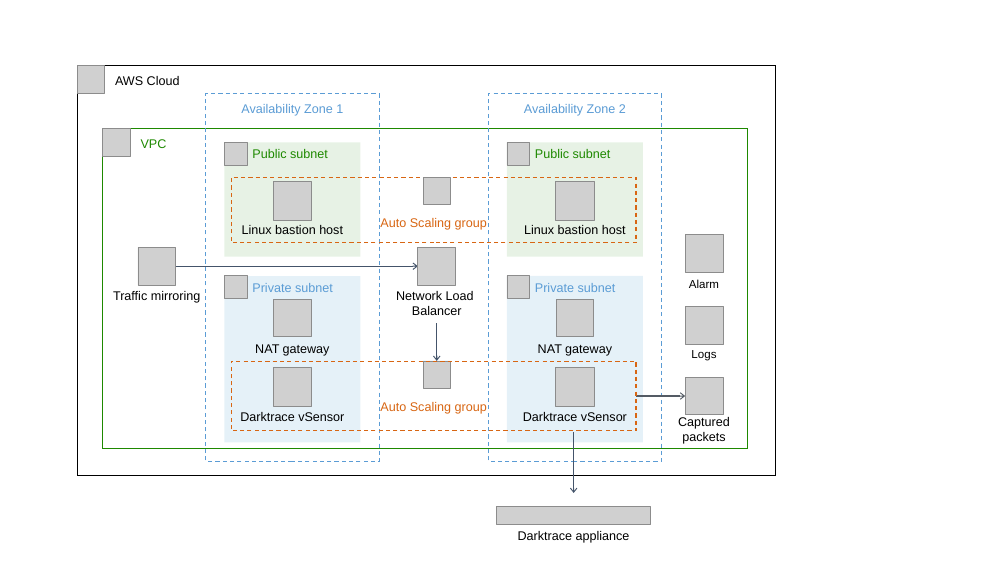
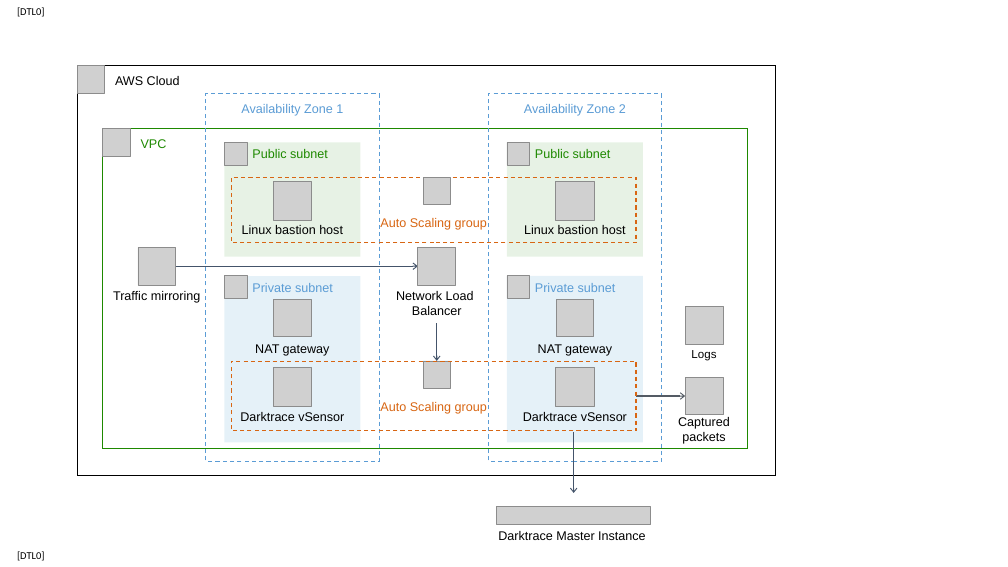
Before and after one commit to aws-quickstart/quickstart-darktrace-vsensor, a slide deck: slide 1 of docs/deployment_guide/images/darktrace-vsensor-architecture-diagram.pptx. Drawn at 1008x567 pixels with LibreOffice and Linux fonts; fonts in the diff are those of the drawing; grey boxes stand for pictures. Boxes give left, top, right and bottom in pixels: in the first picture for what was removed or moved away, otherwise in the second. Text is boxed around its words. In the diff, an @@ line names an element or a change of style, - is before the commit and + after.

Commit message:
Remove Alarm from diagram, no longer used for autoscaling.

```diff
--- a/docs/deployment_guide/images/darktrace-vsensor-architecture-diagram.pptx
+++ b/docs/deployment_guide/images/darktrace-vsensor-architecture-diagram.pptx
@@ text added at box(17, 7, 45, 17), 10 pt, text #000000 @@
+[DTL0]
@@ picture removed at box(685, 234, 723, 272) @@
@@ text removed at box(689, 279, 719, 288) @@
-Alarm
@@ text at box(498, 531, 646, 540): text changed @@
-Darktrace appliance
+Darktrace Master Instance
@@ text added at box(17, 551, 45, 561), 10 pt, text #000000 @@
+[DTL0]
```
Also in this commit, not shown: 2 other files.
